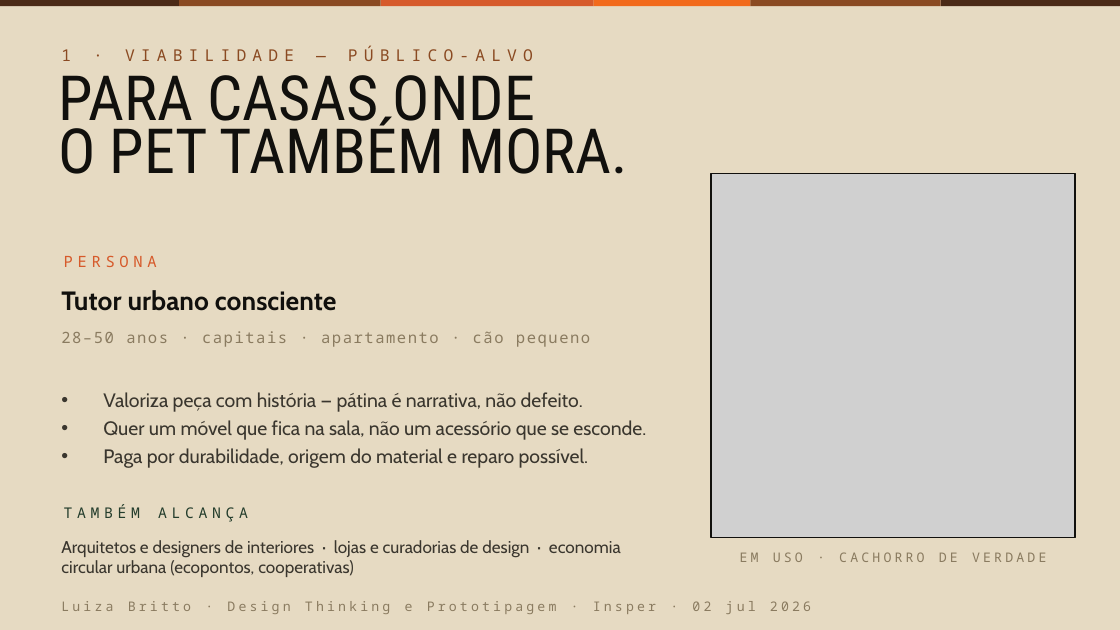
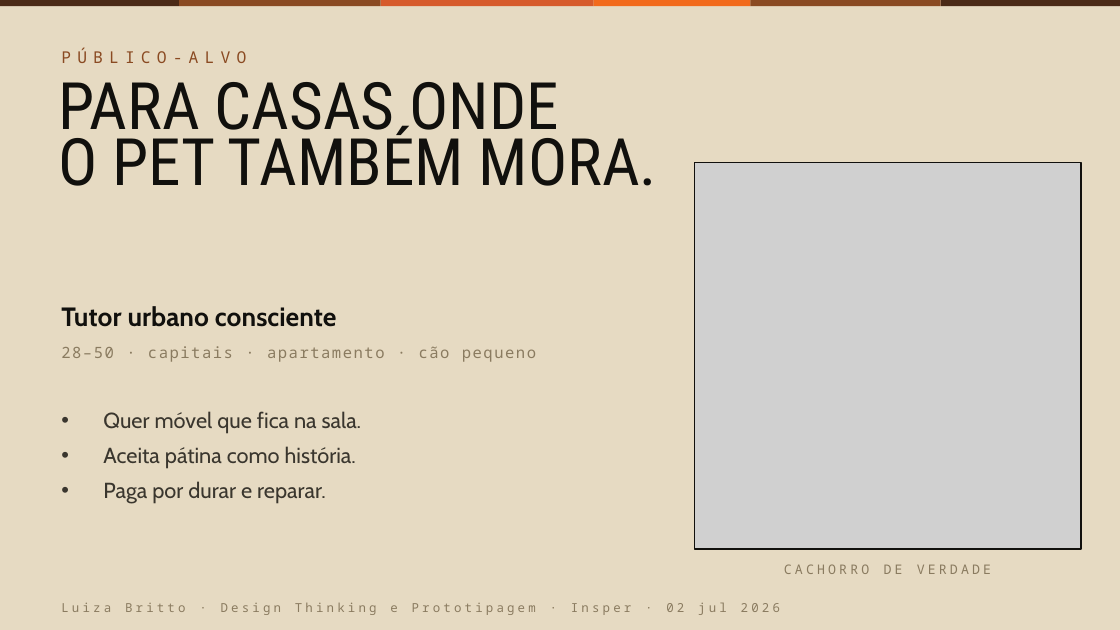
Before and after one commit to lubritto-hub/clipping, a slide deck: slide 3 of entrega/CadeiraBeni_pitch.pptx. Drawn at 1120x630 pixels with LibreOffice and Linux fonts; fonts in the diff are those of the drawing; grey boxes stand for pictures. Boxes give left, top, right and bottom in pixels: in the first picture for what was removed or moved away, otherwise in the second. Text is boxed around its words. In the diff, an @@ line names an element or a change of style, - is before the commit and + after.

```diff
--- a/entrega/CadeiraBeni_pitch.pptx
+++ b/entrega/CadeiraBeni_pitch.pptx
@@ text at (61,48,246,63): text changed @@
-1 · VIABILIDADE — PÚBLICO-ALVO
+PÚBLICO-ALVO
@@ text "PARA CASAS ONDE": place and size @@
-text "PARA CASAS ONDE" at (58,75,627,174)
+text "PARA CASAS ONDE" at (58,82,657,186)
@@ text "PARA CASAS ONDE" at (58,82,657,186): size 40 to 42 pt; line spacing 34.4pt to 36.1pt @@
@@ picture: place and size @@
-picture at (711,174,1075,538)
+picture at (694,162,1081,549)
@@ rectangle: place and size @@
-rectangle at (711,174,1075,538)
+rectangle at (694,162,1081,549)
@@ text removed at (64,256,157,267) @@
-PERSONA
@@ text "Tutor urbano consciente": place and size @@
-text "Tutor urbano consciente" at (61,290,337,311)
+text "Tutor urbano consciente" at (61,306,337,327)
@@ text at (61,346,536,362): text changed @@
-28–50 anos · capitais · apartamento · cão pequeno
+28–50 · capitais · apartamento · cão pequeno
@@ text at (103,411,362,504): text changed; size 12.5 to 14 pt @@
-• Valoriza peça com história — pátina é narrativa, não defeito.
-• Quer um móvel que fica na sala, não um acessório que se esconde.
-• Paga por durabilidade, origem do material e reparo possível.
+• Quer móvel que fica na sala.
+• Aceita pátina como história.
+• Paga por durar e reparar.
@@ text removed at (64,505,248,522) @@
-TAMBÉM ALCANÇA
@@ text removed at (61,540,621,577) @@
-Arquitetos e designers de interiores · lojas e curadorias de design · economia circular urbana (ecopontos, cooperativas)
@@ text at (784,564,991,574): text changed @@
-EM USO · CACHORRO DE VERDADE
+CACHORRO DE VERDADE
@@ text "Luiza Britto · Design Thinking ..." at (61,602,780,615): size 8.5 to 8 pt @@
```
Also in this commit, not shown: 12 other slides changed, 2 other files.
